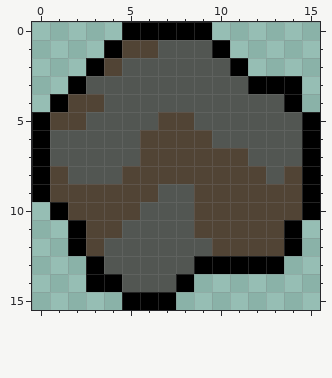
Pixel-art sprite, stored at celestial/system/anomaly/lofty_irisil_miniknoglab_map_icon.png. Above, as it was before the edit.
The file is 16x16 pixels.
The result:
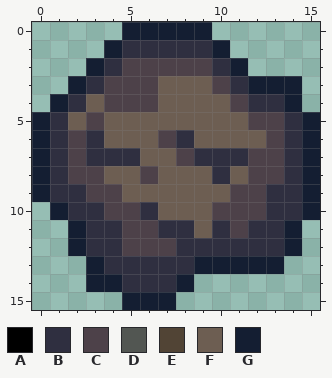
Palette (. is transparent): A #000000  B #2f2f40  C #4d4149  D #525652  E #514435  F #6d5e52  G #141e32
Log entry: update miniknog lab icon, fix comma in hazmat npc config
What changed:
@@ x 0..15 @@
- 0 .....AAAAA......
- 1 ....AEEDDDA.....
- 2 ...AEDDDDDDA....
- 3 ..ADDDDDDDDDAAA.
- 4 .AEEDDDDDDDDDDA.
- 5 AEEDDDDEEDDDDDDA
- 6 ADDDDDEEEEDDDDDA
- 7 ADDDDDEEEEEEDDDA
- 8 AEDDDEEEEEEEEDEA
- 9 AEEEEEEDDEEEEEEA
-10 .AEEEEDDDEEEEEEA
-11 ..AEEDDDDEEEEEA.
-12 ..AEDDDDDDEEEEA.
-13 ...ADDDDDAAAAA..
-14 ...AADDDA.......
-15 .....AAA........
+ 0 .....GGGGG......
+ 1 ....GBBBBBG.....
+ 2 ...GBCCCCCBG....
+ 3 ..GBCCCFFFCBGGG.
+ 4 .GBFCCCFFFFCBBG.
+ 5 GBFCFFFFFFFFCCBG
+ 6 GBCBFFFCBFFFFCBG
+ 7 GBCBBBFFCBBBCCBG
+ 8 GBCCFFCFFFBFCCBG
+ 9 GBBCCFFFFFFCCBBG
+10 .GBBCCBFFFCCCBBG
+11 ..GBBCCBBFBCBBG.
+12 ..GBBCCCBBBBBBG.
+13 ...GBBBBBGGGGG..
+14 ...GGBBBG.......
+15 .....GGG........
